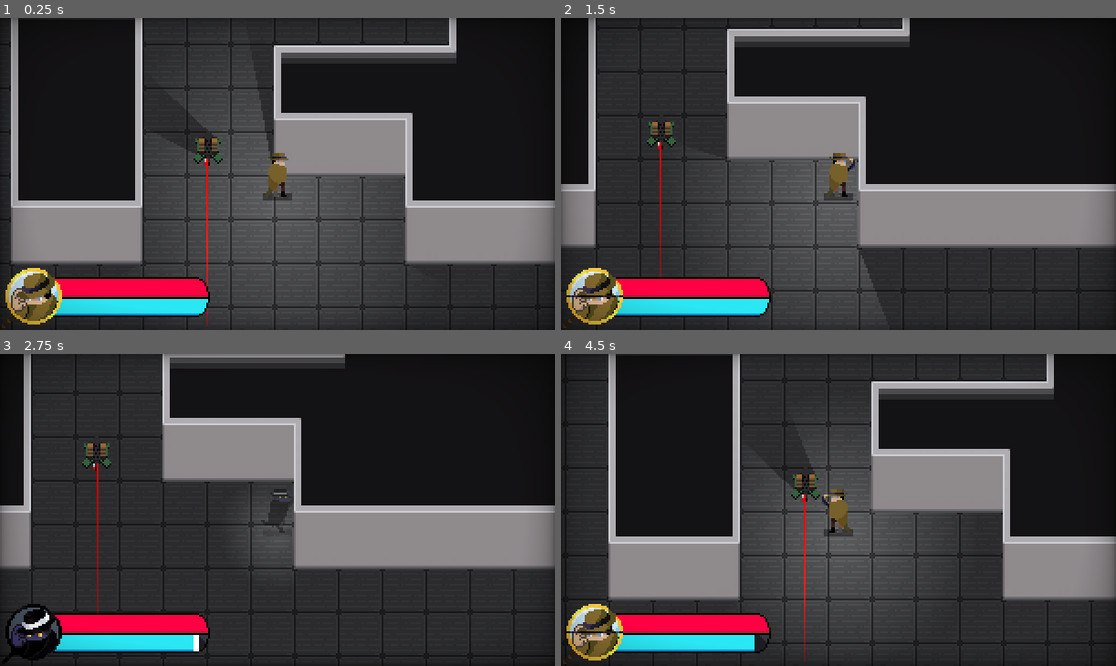
Above: before the commit, frames 1-4 (two rows, left to right).
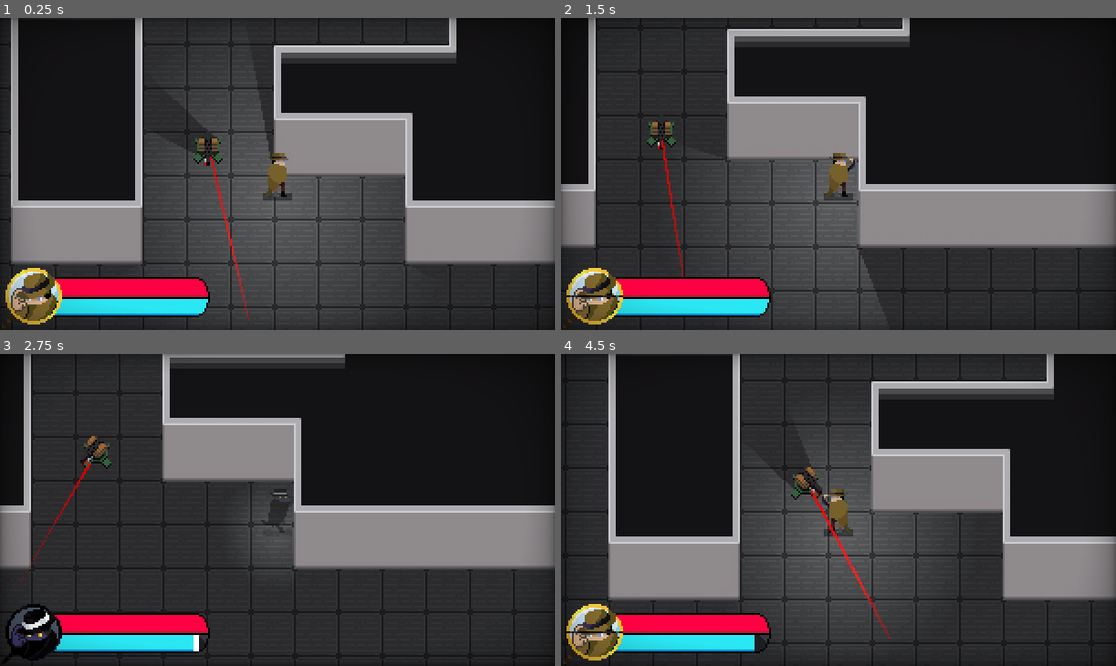
Above: after the commit, the same moments.

Repository: Cabidge/SGD1
Game: Godot game, scene res://assets/Main.tscn
Two runs of this game, one before a commit and one after it. Both use one fixed random seed, a clock stepped at 60 frames per second and the inputs below. The engine's default icon, where the game draws it, is replaced by a stand-in: a white triangle on a blue panel in a dark square.
Inputs (mouse positions are in pixels of both pictures, inside the frame that each line leads up to):
- Up to frame 1 (0.25 s): no input
- Up to frame 2 (1.5 s): move the mouse to (960, 158) at 0.52 s; press the mouse at (960, 158) at 0.53 s; hold D (move_right) 0.53-1.28 s; move the mouse to (727, 189) at 1.27 s; release the mouse at (727, 189) at 1.28 s; hold S (move_down) from 1.28 s (still down); right-click (727, 189) at 1.35 s
- Up to frame 3 (2.75 s): move the mouse to (333, 441) at 2.02 s; release S (move_down) at 2.03 s; press the mouse at (333, 441) at 2.03 s; hold D (move_right) from 2.03 s (still down)
- Up to frame 4 (4.5 s): move the mouse to (810, 572) at 2.77 s; release D (move_right) at 2.78 s; release the mouse at (810, 572) at 2.78 s; hold W (move_up) 2.78-3.53 s; right-click (810, 572) at 2.85 s; move the mouse to (1005, 556) at 3.52 s; press the mouse at (1005, 556) at 3.53 s; hold A (move_left) from 3.53 s (still down); move the mouse to (672, 463) at 4.27 s; release the mouse at (672, 463) at 4.28 s; right-click (672, 463) at 4.35 s

The runs differ from the first frame. In frame 1, 0.3% of the frame differs, in the area x 37-46%, y 44-99%; in frame 2, 0.3%; in frame 3, 0.5%; in frame 4, 0.7%, in the area x 42-60%, y 36-99%.
Error before the commit: Invalid get index 'idle' (on base: 'Dictionary'). (res://assets/turret/TurretSM.gd:12)

Commit message:
Turret sees player

Diff:
--- a/assets/turret/Turret.gd
+++ b/assets/turret/Turret.gd
@@ -33,7 +33,7 @@
 
 func scan_stop():
 	scanning = false
-	tween.stop_all()
+	tween.remove_all()
 
 func tween_angle(new_angle : float):
 	var time = abs((angle - new_angle) / SCAN_ANGLE) * SCAN_TIME
--- a/assets/turret/Turret.tscn
+++ b/assets/turret/Turret.tscn
@@ -15,6 +15,10 @@
 
 [sub_resource type="OccluderPolygon2D" id=3]
 polygon = PoolVector2Array( -6, -4, -6, 3, -3, 5, 3, 5, 6, 3, 6, -4, 3, -6, -3, -6 )
+
+[sub_resource type="CapsuleShape2D" id=4]
+radius = 14.0
+height = 88.0
 
 [node name="Turret" type="Node2D"]
 script = ExtResource( 3 )
@@ -58,4 +62,12 @@
 occluder = SubResource( 3 )
 
 [node name="Tween" type="Tween" parent="."]
+
+[node name="Sight" type="Area2D" parent="."]
+collision_layer = 0
+collision_mask = 32
+
+[node name="CollisionShape2D" type="CollisionShape2D" parent="Sight"]
+position = Vector2( 0, 40 )
+shape = SubResource( 4 )
 [connection signal="tween_all_completed" from="Tween" to="." method="_on_Tween_tween_all_completed"]
--- a/assets/turret/TurretSM.gd
+++ b/assets/turret/TurretSM.gd
@@ -1,4 +1,6 @@
 extends StateMachine
+
+onready var sight = parent.get_node("Sight") as Area2D
 
 func _ready():
 	add_state("scan")
@@ -6,14 +8,25 @@
 	call_deferred("set_state", states.scan)
 
 func _state_logic(delta):
-	pass
+	match state:
+		states.alert:
+			pass
+
+func _transition(delta):
+	match state:
+		states.scan:
+			if sight.get_overlapping_bodies().size() > 0:
+				return states.alert
+		states.alert:
+			if sight.get_overlapping_bodies().size() == 0:
+				return states.scan
 
 func _enter(new, _old):
 	match new:
-		states.idle:
+		states.scan:
 			parent.scan_auto()
 
 func _exit(old, _new):
 	match old:
-		states.idle:
+		states.scan:
 			parent.scan_stop()
Not shown: 1 places in assets/turret/Turret.tscn that only renumber resources
